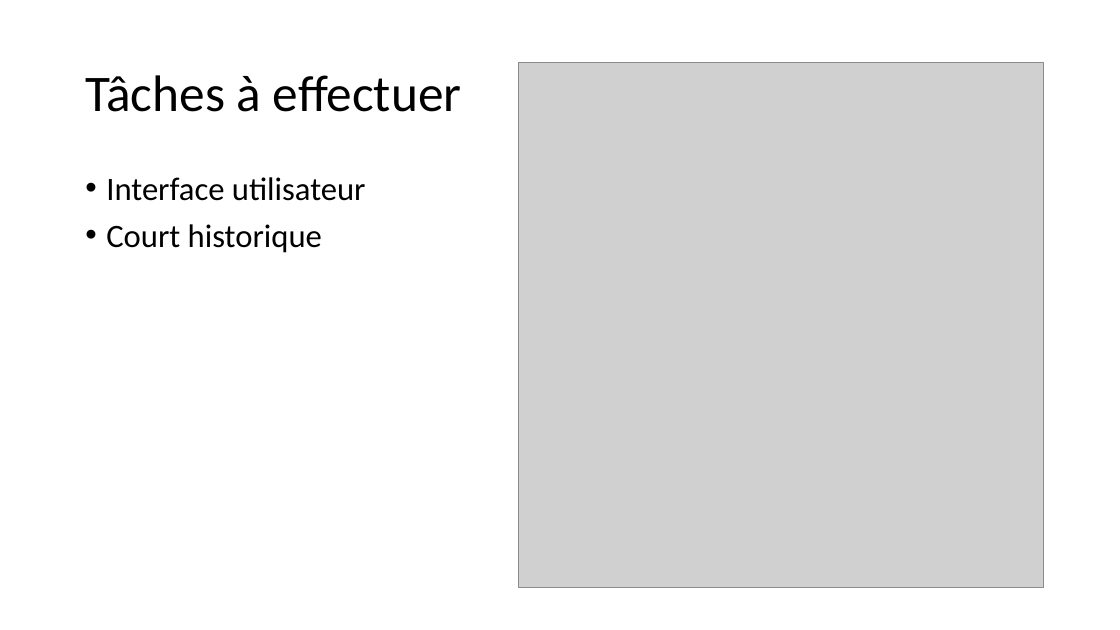
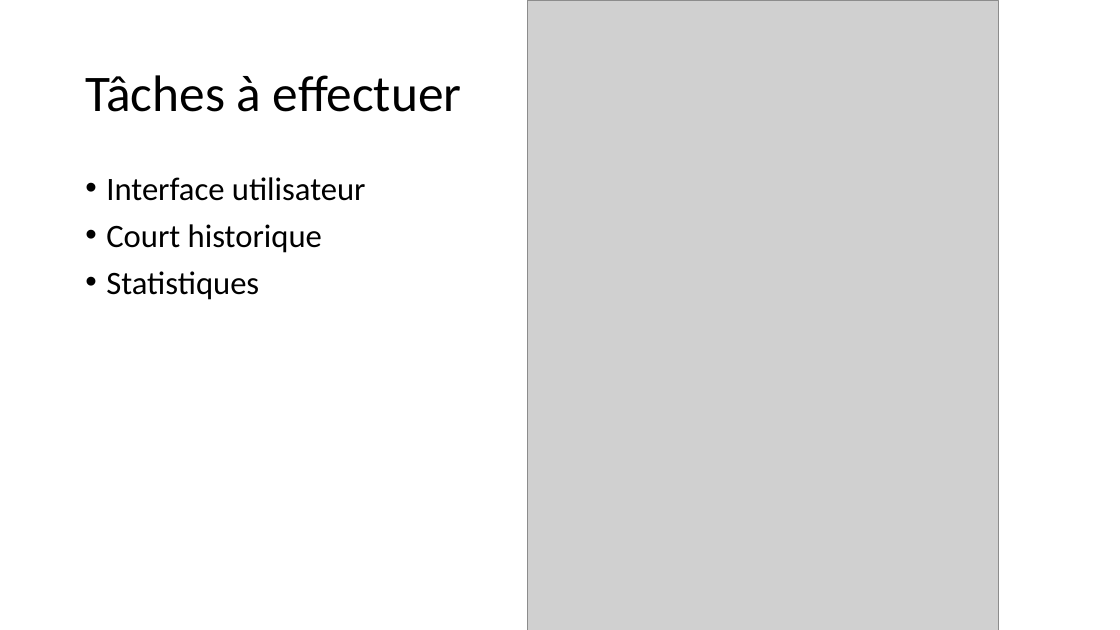
Before and after one commit to flavio63730/profan, a slide deck: slide 4 of revue de projet.pptx. Drawn at 1120x630 pixels with LibreOffice and Linux fonts; fonts in the diff are those of the drawing; grey boxes stand for pictures. Boxes give left, top, right and bottom in pixels: in the first picture for what was removed or moved away, otherwise in the second. Text is boxed around its words. In the diff, an @@ line names an element or a change of style, - is before the commit and + after.

```diff
--- a/revue de projet.pptx
+++ b/revue de projet.pptx
@@ picture resized from (x1=518, y1=62, x2=1043, y2=587) to (x1=527, y1=0, x2=998, y2=630) @@
@@ text at (x1=106, y1=271, x2=259, y2=300): paragraph added @@
+• Statistiques
```
Also in this commit, not shown: 3 other slides changed, 1 slide removed, 1 other file.
